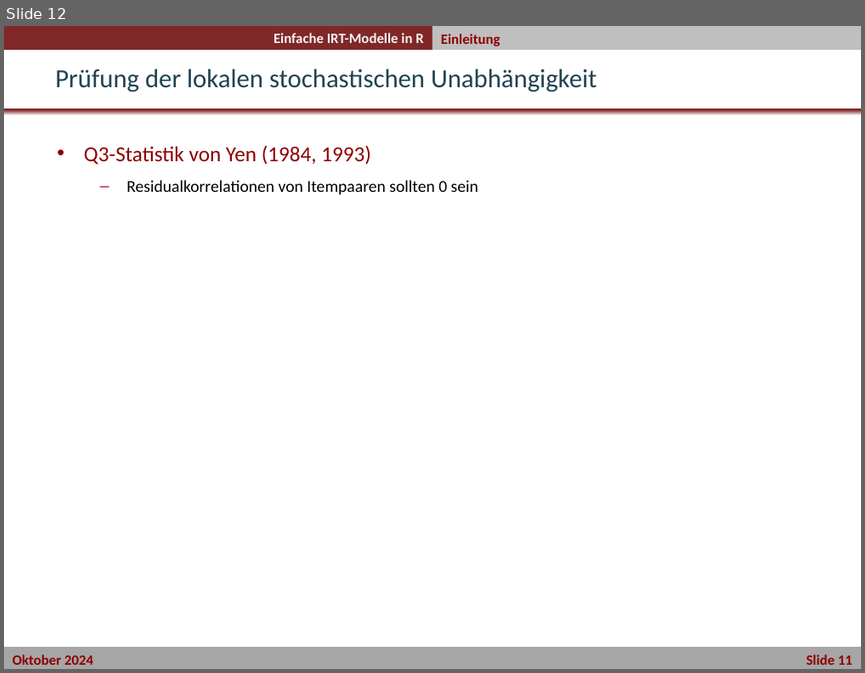
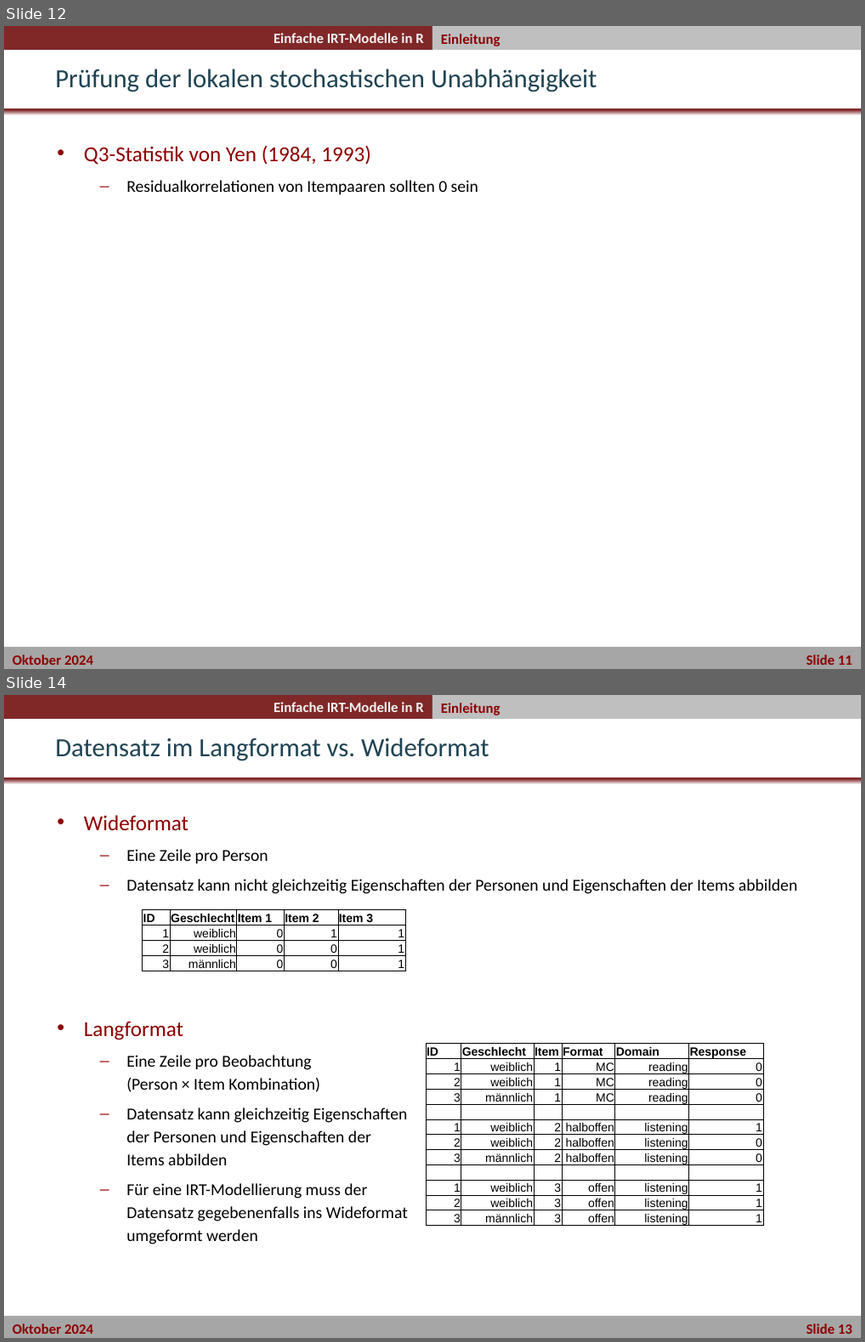
Before and after one commit to nickhaf/IRT_workshop, a slide deck: slides/IRT_Theorie/02_Uebung_einfache_IRT-Modelle_in_R.pptx. Shown one above the other, each under a label of ours: slide 12 before the commit, slides 12 and 14 after it; the slides between them are not shown. The pictures are 865x673 and 865x1342 pixels, drawn with LibreOffice and Linux fonts; fonts in the diff are those of the drawing; background and template pictures are left out. Boxes give left, top, right and bottom in pixels: in the first picture for what was removed or moved away, otherwise in the second. Text is boxed around its words. In the diff, an @@ line names an element or a change of style, - is before the commit and + after.

```diff
--- a/slides/IRT_Theorie/02_Uebung_einfache_IRT-Modelle_in_R.pptx
+++ b/slides/IRT_Theorie/02_Uebung_einfache_IRT-Modelle_in_R.pptx
@@ slide 14 added at (x1=4, y1=695, x2=861, y2=1338), background #FFFFFF; not listed: 5 template elements that a slide beside it also shows @@
@@ text added at (x1=441, y1=703, x2=500, y2=715), 12 pt, text #8E0000, bold @@
+Einleitung
@@ title added at (x1=55, y1=737, x2=489, y2=761), 22 pt, text #204353 @@
+Datensatz im Langformat vs. Wideformat
@@ text added at (x1=84, y1=815, x2=797, y2=1244), 14 pt, text #000000 @@
+• Wideformat
+  – Eine Zeile pro Person
+  – Datensatz kann nicht gleichzeitig Eigenschaften der Personen und Eigenschaften der Items abbilden
+• Langformat
+  – Eine Zeile pro Beobachtung
+    (Person × Item Kombination)
+  – Datensatz kann gleichzeitig Eigenschaften
+    der Personen und Eigenschaften der
+    Items abbilden
+  – Für eine IRT-Modellierung muss der
+    Datensatz gegebenenfalls ins Wideformat
+    umgeformt werden
@@ table added at (x1=142, y1=910, x2=405, y2=971), 4 rows, 5 columns @@
+ID | Geschlecht | Item 1 | Item 2 | Item 3
+1 | weiblich | 0 | 1 | 1
+2 | weiblich | 0 | 0 | 1
+3 | männlich | 0 | 0 | 1
@@ table added at (x1=426, y1=1043, x2=763, y2=1229), 12 rows, 6 columns @@
+ID | Geschlecht | Item | Format | Domain | Response
+1 | weiblich | 1 | MC | reading | 0
+2 | weiblich | 1 | MC | reading | 0
+3 | männlich | 1 | MC | reading | 0
+ |  |  |  |  | 
+1 | weiblich | 2 | halboffen | listening | 1
+2 | weiblich | 2 | halboffen | listening | 0
+3 | männlich | 2 | halboffen | listening | 0
+ |  |  |  |  | 
+1 | weiblich | 3 | offen | listening | 1
+2 | weiblich | 3 | offen | listening | 1
+3 | männlich | 3 | offen | listening | 1
```
Also in this commit, not shown: 2 slides changed, 1 other slide added, 2 other files.
